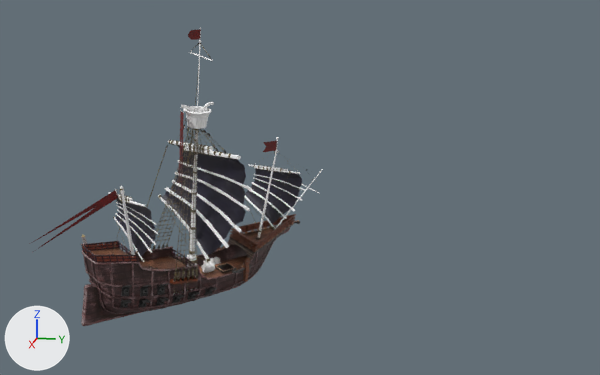
Two versions of the FBX model Assets/Models/HZBQ_Boat_LV01.fbx, one commit apart.
The view is the same before and after, from a 50 mm camera at (17.73, 1.92, 8.01) aimed at (-1.53, -1.94, 3.2). Lighting does not change. The marker at lower left points along +X, +Y and +Z. Where no turn or scale is listed for an object, it has been applied to the vertices. Vertices at the same position are counted once.

The scene before the commit, as lines of its bpy script (objects in view):
```python
ob_hzbq_tx_b_hzbq_chuan_cea = bpy.data.objects.new('HZBQ_TX_B:HZBQ_CHUAN_ceA', me_mesh_002)
ob_hzbq_tx_b_hzbq_chuan_cea.location = (0.0, 0.0, 0.0)
ob_hzbq_tx_b_hzbq_chuan_fan = bpy.data.objects.new('HZBQ_TX_B:HZBQ_CHUAN_fan', me_mesh_003)
ob_hzbq_tx_b_hzbq_chuan_fan.location = (0.0, 0.0, 0.0)
ob_hzbq_tx_b_hzbq_chuan_jiaban = bpy.data.objects.new('HZBQ_TX_B:HZBQ_CHUAN_JiaBan', me_mesh)
ob_hzbq_tx_b_hzbq_chuan_jiaban.location = (-2.36, -4.85, 0.94)
ob_hzbq_tx_b_hzbq_chuan_shengzi = bpy.data.objects.new('HZBQ_TX_B:HZBQ_CHUAN_shengzi', me_mesh_001)
ob_hzbq_tx_b_hzbq_chuan_shengzi.location = (0.0, 0.0, 0.0)
ob_hzbq_tx_b_hzbq_chuan_weigan = bpy.data.objects.new('HZBQ_TX_B:HZBQ_CHUAN_weigan', me_mesh_004)
ob_hzbq_tx_b_hzbq_chuan_weigan.location = (0.0, 0.0, 0.0)
ob_hzbq_tx_b_hzbq_hulan = bpy.data.objects.new('HZBQ_TX_B:HZBQ_hulan', me_mesh_008)
ob_hzbq_tx_b_hzbq_hulan.location = (0.0, 0.0, 0.0)
ob_hzbq_tx_b_hzbq_mao = bpy.data.objects.new('HZBQ_TX_B:HZBQ_mao', me_mesh_007)
ob_hzbq_tx_b_hzbq_mao.location = (0.0, 0.0, 0.0)
ob_hzbq_tx_b_hzbq_mutong0 = bpy.data.objects.new('HZBQ_TX_B:HZBQ_mutong0', me_mesh_006)
ob_hzbq_tx_b_hzbq_mutong0.location = (0.0, 0.0, 0.0)
```
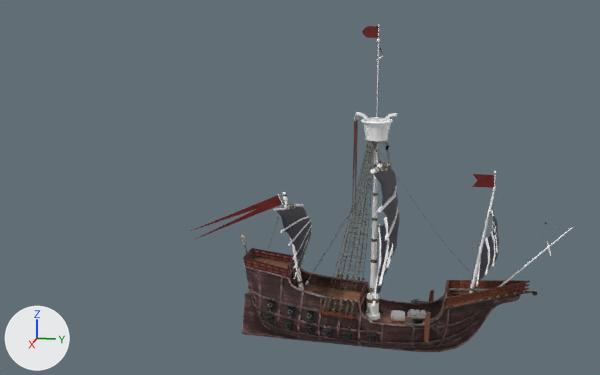
Pixel boxes (x1, y1, x2, y2) of what changed, in the pictures (600 x 375 px):
'HZBQ_TX_B:HZBQ_CHUAN_ceA', reshaped
    before: (81, 227, 290, 326)
    after: (242, 265, 521, 352)
'HZBQ_TX_B:HZBQ_CHUAN_fan', reshaped (13% wider, 18% taller)
    before: (30, 29, 302, 256)
    after: (191, 26, 499, 294)
'HZBQ_TX_B:HZBQ_CHUAN_weigan', reshaped
    before: (109, 27, 323, 267)
    after: (274, 24, 573, 321)
'HZBQ_TX_B:HZBQ_hulan', reshaped
    before: (81, 214, 296, 267)
    after: (241, 234, 530, 308)
'HZBQ_TX_B:HZBQ_CHUAN_shengzi', reshaped (44% wider, 12% taller)
    before: (113, 43, 316, 293)
    after: (265, 45, 558, 326)
'HZBQ_TX_B:HZBQ_CHUAN_JiaBan', reshaped, moved
    before: (88, 220, 300, 278)
    after: (248, 256, 537, 325)
'HZBQ_TX_B:HZBQ_mao', reshaped
    before: (211, 247, 265, 282)
    after: (406, 290, 474, 343)
'HZBQ_TX_B:HZBQ_mutong0', reshaped (81% wider, 18% shorter)
    before: (201, 257, 221, 273)
    after: (391, 309, 428, 322)
part 5 of me_mesh_001, deleted
    before: (113, 44, 316, 293)
part 6 of me_mesh_001, added
    after: (265, 45, 558, 326)

What changed in the scene script:
```text
Change me_mesh_006:
    where me_mesh_006.from_pydata(...)  # 3508 vertices, 3323 faces; spans x -3.602..-2.585, y -5.034..-4.535, z 0.402..0.655
    used by ob_hzbq_tx_b_hzbq_mutong0; location = (0.0, 0.0, 0.0)
    me_mesh_006 part 8: the whole mesh is multiplied about its middle by the matrix ((0.634, 0.761, -0.136), (-0.769, 0.64, 0.0), (0.087, 0.105, 0.991)), then moved by (2.773, 5.619, 0.104)
Change me_mesh_003:
    where me_mesh_003.from_pydata(...)  # 1291 vertices, 1194 faces; spans x -4.74..1.16, y -7.74..-2.24, z 1.14..6.93
    used by ob_hzbq_tx_b_hzbq_chuan_fan; location = (0.0, 0.0, 0.0)
    me_mesh_003 part 3: the whole mesh is multiplied about its middle by the matrix ((0.634, 0.761, -0.136), (-0.769, 0.64, 0.0), (0.087, 0.105, 0.991)), then moved by (1.66, 4.69, 0.16)
Change me_mesh_008:
    where me_mesh_008.from_pydata(...)  # 7272 vertices, 7924 faces; spans x -4.8..0.29, y -7.11..-2.7, z 0.67..2.23
    used by ob_hzbq_tx_b_hzbq_hulan; location = (0.0, 0.0, 0.0)
    me_mesh_008 part 9: the whole mesh is multiplied about its middle by the matrix ((0.634, 0.761, -0.136), (-0.769, 0.64, 0.0), (0.087, 0.105, 0.991)), then moved by (2.25, 5.02, 0.16)
Change me_mesh:
    where me_mesh.from_pydata(...)  # 1518 vertices, 1506 faces; spans x -2.59..2.59, y -2.24..2.24, z -0.71..0.71
    used by ob_hzbq_tx_b_hzbq_chuan_jiaban; location = (-2.36, -4.85, 0.94)
    me_mesh part 4: the whole mesh is multiplied about its middle by the matrix ((0.634, 0.761, -0.136), (-0.769, 0.64, 0.0), (0.087, 0.105, 0.991)), then moved by (0.04, 0.22, 1.1)
Change me_mesh_001:
    used by ob_hzbq_tx_b_hzbq_chuan_shengzi; location = (0.0, 0.0, 0.0)
    remove me_mesh_001.from_pydata(...)  # 28216 vertices, 28292 faces; spans x -5.17..-0.07, y -6.86..-2.06, z 0.31..6.63
    add me_mesh_001.from_pydata(...)  # 28212 vertices, 28292 faces; spans x -1.7..1.37, y -2.44..4.1, z 0.53..6.83
    me_mesh_001 part 5: 186 loose pieces with 27640 vertices, spanning x -5.17..-0.07, y -6.86..-2.07, z 0.31..6.63, are deleted
    me_mesh_001 part 6: 27636 vertices added at x -1.7..1.37, y -2.44..4.1, z 0.53..6.82
Change me_mesh_002:
    where me_mesh_002.from_pydata(...)  # 12313 vertices, 11830 faces; spans x -4.71..0.25, y -7.18..-2.84, z -0.27..1.66
    used by ob_hzbq_tx_b_hzbq_chuan_cea; location = (0.0, 0.0, 0.0)
    me_mesh_002 part 7: the whole mesh is multiplied about its middle by the matrix ((0.634, 0.761, -0.136), (-0.769, 0.64, 0.0), (0.087, 0.105, 0.991)), then moved by (2.26, 5.03, 0.15)
Change me_mesh_007:
    where me_mesh_007.from_pydata(...)  # 7876 vertices, 7976 faces; spans x -4.12..-2.43, y -5.04..-3.38, z 0.2..1.06
    used by ob_hzbq_tx_b_hzbq_mao; location = (0.0, 0.0, 0.0)
    me_mesh_007 part 1: the whole mesh is multiplied about its middle by the matrix ((0.634, 0.761, -0.136), (-0.769, 0.64, 0.0), (0.087, 0.105, 0.991)), then moved by (3.26, 5.55, 0.15)
Change me_mesh_004:
    where me_mesh_004.from_pydata(...)  # 2761 vertices, 2640 faces; spans x -5.26..0.18, y -6.88..-1.98, z -0.16..6.98
    used by ob_hzbq_tx_b_hzbq_chuan_weigan; location = (0.0, 0.0, 0.0)
    me_mesh_004 part 2: the whole mesh is multiplied about its middle by the matrix ((0.634, 0.761, -0.136), (-0.769, 0.64, 0.0), (0.087, 0.105, 0.991)), then moved by (2.45, 5.07, 0.16)
Change ob_hzbq_tx_b_hzbq_chuan_jiaban:
    ob_hzbq_tx_b_hzbq_chuan_jiaban.location: (-2.36, -4.85, 0.94) -> (0.0, 0.0, 0.0)
```
